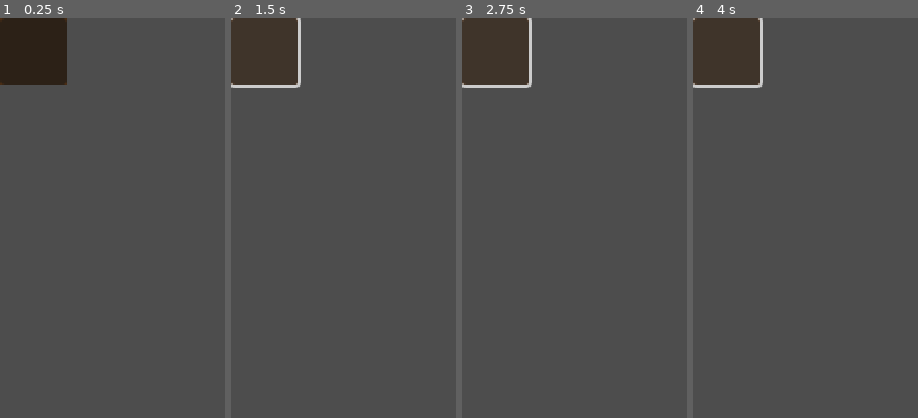
Above: before the commit, frames 1-4 (left to right).
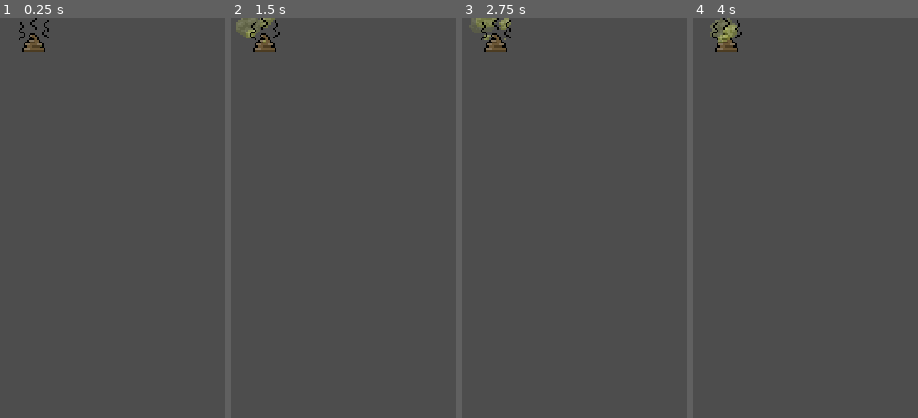
Above: after the commit, the same moments.

Repository: penwick0/5-nights-with-baby
Game: Godot game, scene res://poop.tscn
Two runs of this game, one before a commit and one after it. Both use one fixed random seed, a clock stepped at 60 frames per second and the inputs below. This scene is started directly instead of the project's main scene.
Inputs (mouse positions are % of the whole screen's width and height, from its top left):
- Up to frame 1 (0.25 s): no input
- Up to frame 2 (1.5 s): click (7, 4) at 0.52 s; click (7, 2) at 1.27 s
- Up to frame 3 (2.75 s): click (7, 4) at 2.02 s
- Up to frame 4 (4 s): click (7, 2) at 2.77 s; click (7, 4) at 3.52 s
The pictures show only the part of the screen within x 0-50%, y 0-50%; the shares and areas given below are measured in that part.

The runs differ from the first frame. In frame 1, 5.0% of the frame differs, in the area x 0-30%, y 0-17%; in frame 2, 5.4%, in the area x 0-32%, y 0-18%; in frame 3, 5.4%; in frame 4, 5.4%.

Commit message:
Updated poop scene and added sprites.

Diff:
--- a/Poop.gd
+++ b/Poop.gd
@@ -1,17 +1,17 @@
-extends ColorRect
+extends Button
 
 var spawn_position: Vector2
 @onready var clean_timer = $CleanTimer
 
 func _ready():
-	global_position = spawn_position
-
-func _on_clean_button_button_down():
-	clean_timer.start()
-
-func _on_clean_button_button_up():
-	clean_timer.stop()
+	global_position = spawn_position - Vector2(0.0, 10.0)
 
 func _on_clean_timer_timeout():
 	get_parent().poop_counter -= 1
 	queue_free()
+
+func _on_button_up():
+	clean_timer.stop()
+
+func _on_button_down():
+	clean_timer.start()
--- a/poop.tscn
+++ b/poop.tscn
@@ -1,21 +1,216 @@
-[gd_scene load_steps=2 format=3 uid="uid://cheqnh56onjr6"]
+[gd_scene load_steps=26 format=3 uid="uid://cheqnh56onjr6"]
 
 [ext_resource type="Script" path="res://Poop.gd" id="1_kpunl"]
-
-[node name="Poop" type="ColorRect"]
+[ext_resource type="Texture2D" uid="uid://cfd20blu6ud54" path="res://assets/baby/poop.png" id="2_b470p"]
+[ext_resource type="Texture2D" uid="uid://j44tmbkdsswd" path="res://assets/baby/stink_clouds.png" id="3_cem2c"]
+[ext_resource type="Texture2D" uid="uid://cugcypcc7bxtp" path="res://assets/baby/stink_lines.png" id="4_wvgas"]
+
+[sub_resource type="StyleBoxEmpty" id="StyleBoxEmpty_sh1nu"]
+
+[sub_resource type="StyleBoxEmpty" id="StyleBoxEmpty_gmsr3"]
+
+[sub_resource type="StyleBoxFlat" id="StyleBoxFlat_8ao8o"]
+bg_color = Color(0, 0, 0, 0)
+border_width_left = 4
+border_width_top = 4
+border_width_right = 4
+border_width_bottom = 4
+border_color = Color(0, 0.704972, 0.496329, 1)
+
+[sub_resource type="StyleBoxEmpty" id="StyleBoxEmpty_gfkha"]
+
+[sub_resource type="StyleBoxEmpty" id="StyleBoxEmpty_02rys"]
+
+[sub_resource type="SpriteFrames" id="SpriteFrames_ge8kg"]
+animations = [{
+"frames": [{
+"duration": 1.0,
+"texture": ExtResource("2_b470p")
+}],
+"loop": true,
+"name": &"default",
+"speed": 5.0
+}]
+
+[sub_resource type="CanvasItemMaterial" id="CanvasItemMaterial_cw7s5"]
+particles_animation = true
+particles_anim_h_frames = 3
+particles_anim_v_frames = 1
+particles_anim_loop = false
+
+[sub_resource type="Curve" id="Curve_5pays"]
+_data = [Vector2(0, 0), 0.0, 2.64628, 0, 0, Vector2(1, 0), -2.29588, 0.0, 0, 0]
+point_count = 2
+
+[sub_resource type="CurveTexture" id="CurveTexture_e1dlt"]
+curve = SubResource("Curve_5pays")
+
+[sub_resource type="Curve" id="Curve_81ra7"]
+_data = [Vector2(0, 0), 0.0, 0.0, 0, 0, Vector2(1, 1), 0.0, 0.0, 0, 0]
+point_count = 2
+
+[sub_resource type="CurveTexture" id="CurveTexture_l8u8p"]
+curve = SubResource("Curve_81ra7")
+
+[sub_resource type="ParticleProcessMaterial" id="ParticleProcessMaterial_vjw53"]
+particle_flag_disable_z = true
+emission_shape_scale = Vector3(5, 5, 1)
+emission_shape = 3
+emission_box_extents = Vector3(1, 1, 1)
+velocity_pivot = Vector3(0, 10, 0)
+direction = Vector3(0, -1, 0)
+angular_velocity_max = 15.0
+radial_velocity_min = 10.0
+radial_velocity_max = 20.0
+gravity = Vector3(0, 0, 0)
+scale_curve = SubResource("CurveTexture_l8u8p")
+alpha_curve = SubResource("CurveTexture_e1dlt")
+anim_speed_min = 1.0
+anim_speed_max = 1.0
+
+[sub_resource type="AtlasTexture" id="AtlasTexture_mwjp6"]
+atlas = ExtResource("4_wvgas")
+region = Rect2(0, 0, 4, 13)
+
+[sub_resource type="AtlasTexture" id="AtlasTexture_eyyqa"]
+atlas = ExtResource("4_wvgas")
+region = Rect2(4, 0, 4, 13)
+
+[sub_resource type="AtlasTexture" id="AtlasTexture_sdysh"]
+atlas = ExtResource("4_wvgas")
+region = Rect2(8, 0, 4, 13)
+
+[sub_resource type="AtlasTexture" id="AtlasTexture_ukfi8"]
+atlas = ExtResource("4_wvgas")
+region = Rect2(12, 0, 4, 13)
+
+[sub_resource type="AtlasTexture" id="AtlasTexture_dfwpq"]
+atlas = ExtResource("4_wvgas")
+region = Rect2(16, 0, 4, 13)
+
+[sub_resource type="AtlasTexture" id="AtlasTexture_p2cte"]
+atlas = ExtResource("4_wvgas")
+region = Rect2(20, 0, 4, 13)
+
+[sub_resource type="SpriteFrames" id="SpriteFrames_7mtmt"]
+animations = [{
+"frames": [{
+"duration": 1.0,
+"texture": SubResource("AtlasTexture_mwjp6")
+}, {
+"duration": 1.0,
+"texture": SubResource("AtlasTexture_eyyqa")
+}, {
+"duration": 1.0,
+"texture": SubResource("AtlasTexture_sdysh")
+}, {
+"duration": 1.0,
+"texture": SubResource("AtlasTexture_ukfi8")
+}, {
+"duration": 1.0,
+"texture": SubResource("AtlasTexture_dfwpq")
+}, {
+"duration": 1.0,
+"texture": SubResource("AtlasTexture_p2cte")
+}],
+"loop": true,
+"name": &"default",
+"speed": 12.0
+}]
+
+[sub_resource type="SpriteFrames" id="SpriteFrames_fk71r"]
+animations = [{
+"frames": [{
+"duration": 1.0,
+"texture": SubResource("AtlasTexture_dfwpq")
+}, {
+"duration": 1.0,
+"texture": SubResource("AtlasTexture_p2cte")
+}, {
+"duration": 1.0,
+"texture": SubResource("AtlasTexture_mwjp6")
+}, {
+"duration": 1.0,
+"texture": SubResource("AtlasTexture_eyyqa")
+}, {
+"duration": 1.0,
+"texture": SubResource("AtlasTexture_sdysh")
+}, {
+"duration": 1.0,
+"texture": SubResource("AtlasTexture_ukfi8")
+}],
+"loop": true,
+"name": &"default",
+"speed": 12.0
+}]
+
+[sub_resource type="SpriteFrames" id="SpriteFrames_d14vn"]
+animations = [{
+"frames": [{
+"duration": 1.0,
+"texture": SubResource("AtlasTexture_sdysh")
+}, {
+"duration": 1.0,
+"texture": SubResource("AtlasTexture_ukfi8")
+}, {
+"duration": 1.0,
+"texture": SubResource("AtlasTexture_dfwpq")
+}, {
+"duration": 1.0,
+"texture": SubResource("AtlasTexture_p2cte")
+}, {
+"duration": 1.0,
+"texture": SubResource("AtlasTexture_mwjp6")
+}, {
+"duration": 1.0,
+"texture": SubResource("AtlasTexture_eyyqa")
+}],
+"loop": true,
+"name": &"default",
+"speed": 12.0
+}]
+
+[node name="Poop" type="Button"]
+custom_minimum_size = Vector2(40, 40)
 offset_right = 40.0
 offset_bottom = 40.0
-color = Color(0.282353, 0.172549, 0.0784314, 1)
+theme_override_styles/normal = SubResource("StyleBoxEmpty_sh1nu")
+theme_override_styles/hover = SubResource("StyleBoxEmpty_gmsr3")
+theme_override_styles/pressed = SubResource("StyleBoxFlat_8ao8o")
+theme_override_styles/disabled = SubResource("StyleBoxEmpty_gfkha")
+theme_override_styles/focus = SubResource("StyleBoxEmpty_02rys")
 script = ExtResource("1_kpunl")
-
-[node name="CleanButton" type="Button" parent="."]
-layout_mode = 0
-offset_right = 40.0
-offset_bottom = 40.0
 
 [node name="CleanTimer" type="Timer" parent="."]
 one_shot = true
 
-[connection signal="button_down" from="CleanButton" to="." method="_on_clean_button_button_down"]
-[connection signal="button_up" from="CleanButton" to="." method="_on_clean_button_button_up"]
+[node name="AnimatedSprite2D" type="AnimatedSprite2D" parent="."]
+position = Vector2(20, 25)
+sprite_frames = SubResource("SpriteFrames_ge8kg")
+
+[node name="GPUParticles2D" type="GPUParticles2D" parent="AnimatedSprite2D"]
+material = SubResource("CanvasItemMaterial_cw7s5")
+amount = 6
+process_material = SubResource("ParticleProcessMaterial_vjw53")
+texture = ExtResource("3_cem2c")
+
+[node name="StinkLine1" type="AnimatedSprite2D" parent="AnimatedSprite2D"]
+position = Vector2(7, -9)
+sprite_frames = SubResource("SpriteFrames_7mtmt")
+autoplay = "default"
+frame = 1
+frame_progress = 0.0363146
+
+[node name="StinkLine2" type="AnimatedSprite2D" parent="AnimatedSprite2D"]
+position = Vector2(-7, -8)
+sprite_frames = SubResource("SpriteFrames_fk71r")
+autoplay = "default"
+
+[node name="StinkLine3" type="AnimatedSprite2D" parent="AnimatedSprite2D"]
+position = Vector2(0, -14)
+sprite_frames = SubResource("SpriteFrames_d14vn")
+autoplay = "default"
+
+[connection signal="button_down" from="." to="." method="_on_button_down"]
+[connection signal="button_up" from="." to="." method="_on_button_up"]
 [connection signal="timeout" from="CleanTimer" to="." method="_on_clean_timer_timeout"]
Binary file added: assets/baby/poop.png
Not shown, added: assets/baby/poop.png.import
Binary file added: assets/baby/stink_clouds.png
Not shown, added: assets/baby/stink_clouds.png.import
Binary file added: assets/baby/stink_lines.png
Not shown, added: assets/baby/stink_lines.png.import
